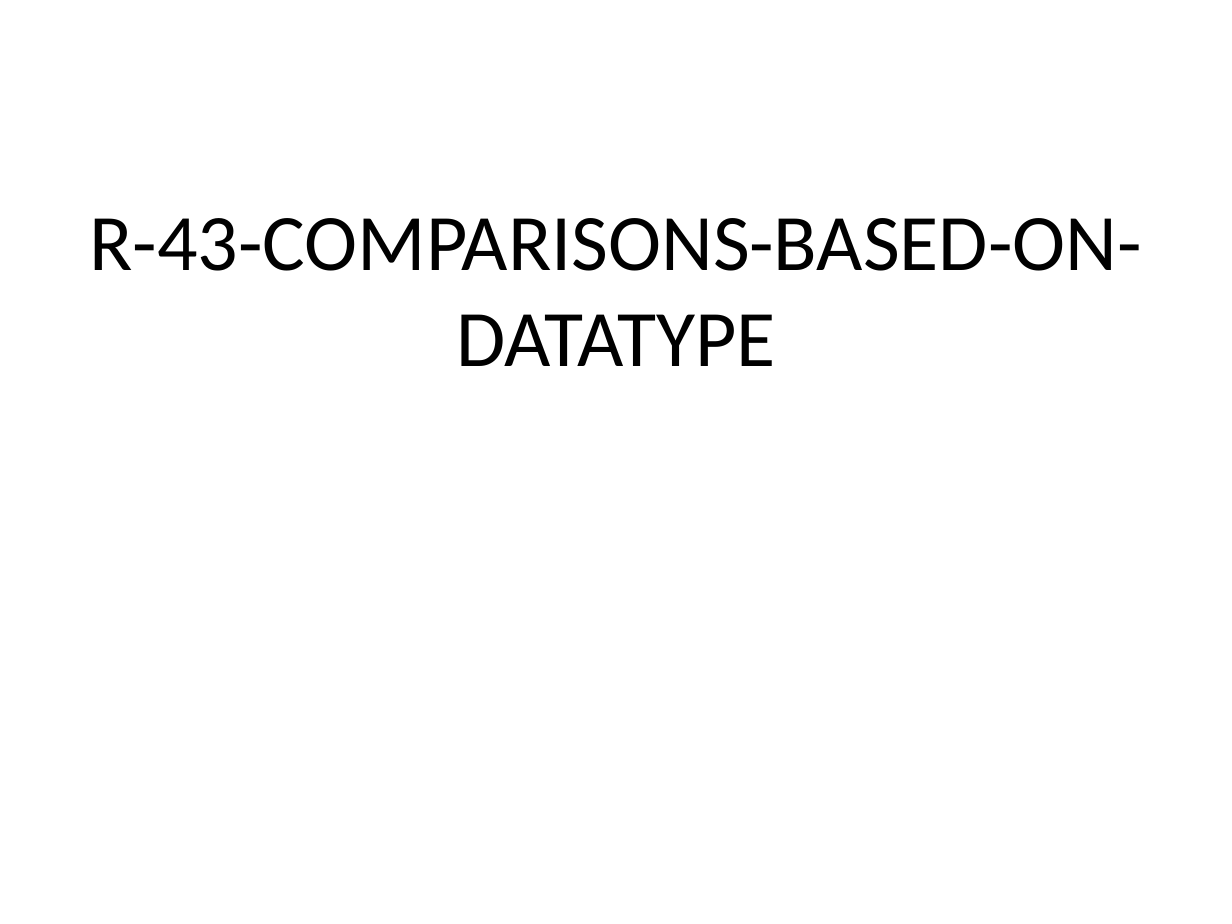
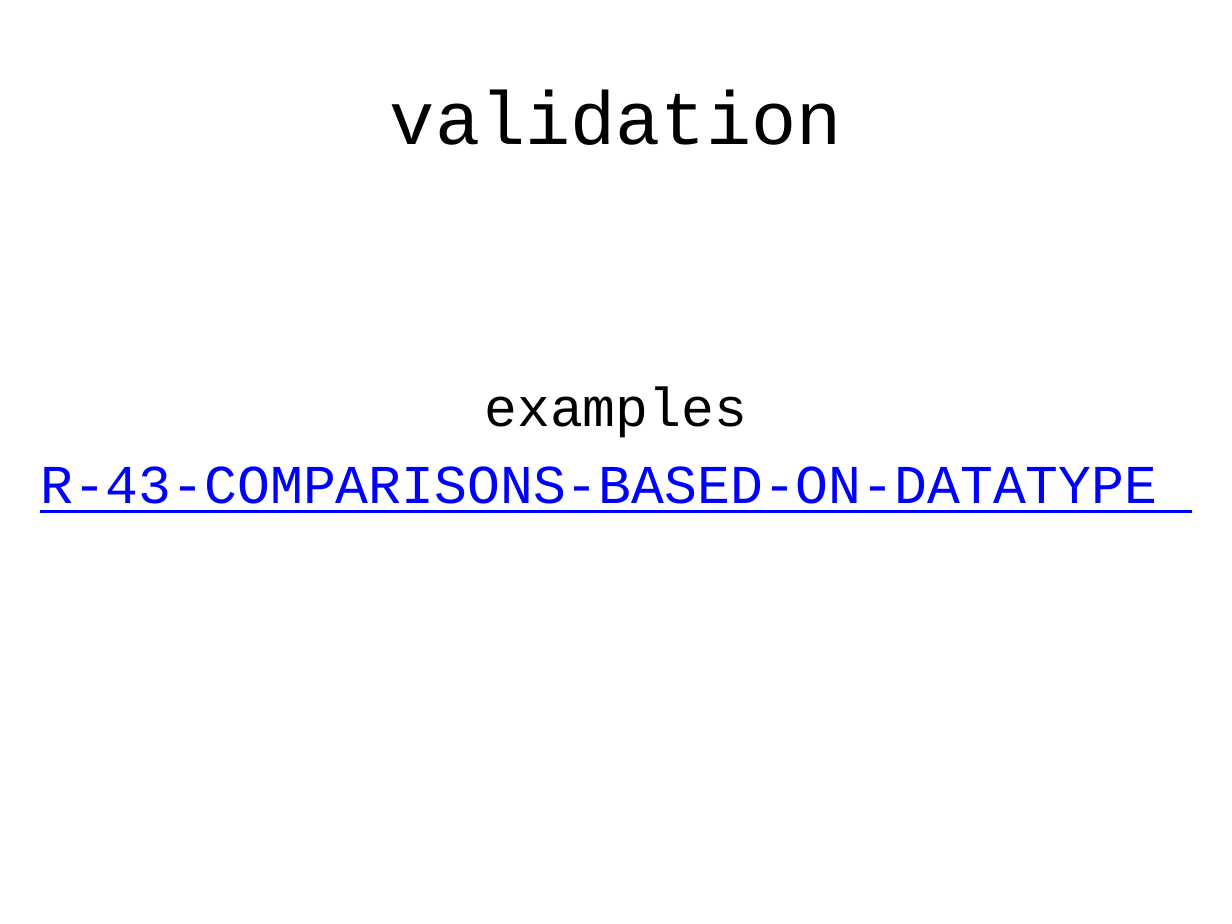
Before and after one commit to boschthomas/rdf-validation-research, a slide deck: slide 45 of presentations/Tutorial Thomas Bosch (DC 2014).pptx (slide 43 before the commit). Drawn at 1232x924 pixels with LibreOffice and Linux fonts; fonts in the diff are those of the drawing. Boxes give left, top, right and bottom in pixels: in the first picture for what was removed or moved away, otherwise in the second. Text is boxed around its words. In the diff, an @@ line names an element or a change of style, - is before the commit and + after.

```diff
--- a/presentations/Tutorial Thomas Bosch (DC 2014).pptx
+++ b/presentations/Tutorial Thomas Bosch (DC 2014).pptx
@@ title added at bbox=[390, 89, 842, 145], 44 pt, text #000000 @@
+validation
@@ text "examples": place and size @@
-text "examples" at bbox=[89, 218, 1141, 366]
+text "examples" at bbox=[40, 387, 1157, 513]
@@ text "examples" at bbox=[40, 387, 1157, 513]: vertical alignment middle to top @@
@@ text at bbox=[484, 387, 747, 438]: paragraph added @@
+examples
@@ text at bbox=[40, 466, 1157, 513]: size 46.8 to 32 pt, font Calibri to Courier New, text colour #000000 to #0000FF, underline on in "R-43-COMPARISONS-BASED-ON-DATATYPE"; more space between paragraphs @@
```
Also in this commit, not shown: 33 other slides changed, 11 slides added, 11 slides removed, 4 other files.
